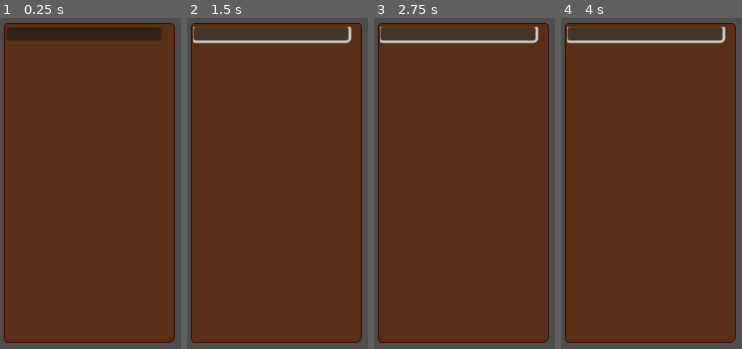
Above: before the commit, frames 1-4 (left to right).
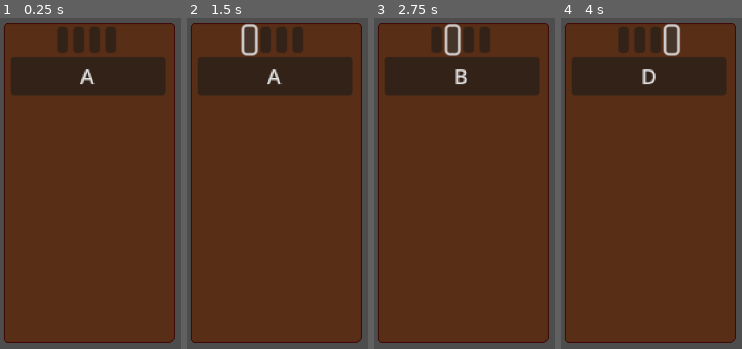
Above: after the commit, the same moments.

Repository: LeaoLuciano/ggj23
Game: Godot game, scene res://scenes/util/root_scene.tscn
Two runs of this game, one before a commit and one after it. Both use one fixed random seed, a clock stepped at 60 frames per second and the inputs below.
Inputs (mouse positions are in pixels of both pictures, inside the frame that each line leads up to; where the layout moved, square brackets give the same spot in the first picture):
- Up to frame 1 (0.25 s): no input
- Up to frame 2 (1.5 s): click (275, 77) [270, 34] at 0.5 s; click (250, 41) at 1.27 s
- Up to frame 3 (2.75 s): click (451, 41) at 2.02 s
- Up to frame 4 (4 s): click (655, 41) at 2.77 s; click (671, 41) at 3.52 s

The runs differ from the first frame. In frame 1, 13% of the frame differs, in the area x 3-92%, y 2-24%; in frame 2, 12%; in frame 3, 12%; in frame 4, 12%.

Commit message:
Adição de abas para menu de upgrades
Adição de abas que separam os tipos de upgrades da árvore.

Signed-off-by: MarceloSpessoto <marcelomspessoto@gmail.com>

Diff:
--- /dev/null
+++ b/scenes/items/upgrades/upgrade_menu/tabs_buttons.gd
@@ -0,0 +1,47 @@
+extends Node
+
+@export
+var tree_tab : ScrollContainer
+@export
+var nutrient_tab : ScrollContainer
+@export
+var water_tab : ScrollContainer
+@export
+var sun_tab : ScrollContainer
+
+var tabs
+var actual_tab : ScrollContainer
+
+# Called when the node enters the scene tree for the first time.
+func _ready():
+	tabs = [tree_tab, nutrient_tab, water_tab, sun_tab]
+	for i in range(1, tabs.size()):
+		tabs[i].visible = false
+	tree_tab.visible = true
+	actual_tab = tree_tab
+
+
+# Called every frame. 'delta' is the elapsed time since the previous frame.
+func _process(delta):
+	pass
+
+func toggle_buton(new_tab : ScrollContainer):
+	if(actual_tab != new_tab):
+		actual_tab.visible = false
+		actual_tab = new_tab
+		actual_tab.visible = true
+
+func _on_tree_tab_pressed():
+	toggle_buton(tree_tab)
+
+
+func _on_nutrient_tab_pressed():
+	toggle_buton(nutrient_tab)
+
+
+func _on_water_tab_pressed():
+	toggle_buton(water_tab)
+
+
+func _on_sun_tab_pressed():
+	toggle_buton(sun_tab)
--- a/scenes/items/upgrades/upgrade_menu/upgrade.gd
+++ b/scenes/items/upgrades/upgrade_menu/upgrade.gd
@@ -6,10 +6,12 @@
 var production_rate : int
 @export
 var upgrade_man : Node
+@export
+var button_text : String
 
 # Called when the node enters the scene tree for the first time.
 func _ready():
-	pass
+	$Button.text = button_text
 
 
 # Called every frame. 'delta' is the elapsed time since the previous frame.
--- a/scenes/items/upgrades/upgrade_menu/upgrade_menu.tscn
+++ b/scenes/items/upgrades/upgrade_menu/upgrade_menu.tscn
@@ -1,8 +1,9 @@
-[gd_scene load_steps=4 format=3 uid="uid://dl7im48sd816m"]
+[gd_scene load_steps=5 format=3 uid="uid://dl7im48sd816m"]
 
 [ext_resource type="Script" path="res://scenes/items/upgrades/upgrade_menu/upgrade_menu.gd" id="1_pddx3"]
 [ext_resource type="Texture2D" uid="uid://de6htejo3hw7g" path="res://scenes/items/upgrades/upgrade_menu/upgrade_menu.png.png" id="1_qs1es"]
 [ext_resource type="PackedScene" uid="uid://i83qiw33mmc6" path="res://scenes/items/upgrades/upgrade_menu/upgrade.tscn" id="2_y1ylx"]
+[ext_resource type="Script" path="res://scenes/items/upgrades/upgrade_menu/tabs_buttons.gd" id="3_kl1r8"]
 
 [node name="UpgradeMenu" type="Control"]
 layout_mode = 3
@@ -19,26 +20,126 @@
 scale = Vector2(2.139, 2)
 texture = ExtResource("1_qs1es")
 
-[node name="ScrollContainer" type="ScrollContainer" parent="Sprite2D"]
-offset_left = -62.0
+[node name="TabsButtons" type="HBoxContainer" parent="Sprite2D" node_paths=PackedStringArray("tree_tab", "nutrient_tab", "water_tab", "sun_tab")]
+offset_left = -59.0
 offset_top = -125.0
+offset_right = 56.0
+offset_bottom = -104.0
+alignment = 1
+script = ExtResource("3_kl1r8")
+tree_tab = NodePath("../TreeUpgrades")
+nutrient_tab = NodePath("../NutrientUpgrades")
+water_tab = NodePath("../WaterUpgrades")
+sun_tab = NodePath("../SunUpgrades")
+
+[node name="TreeTab" type="Button" parent="Sprite2D/TabsButtons"]
+layout_mode = 2
+icon_alignment = 1
+expand_icon = true
+
+[node name="NutrientTab" type="Button" parent="Sprite2D/TabsButtons"]
+layout_mode = 2
+icon_alignment = 1
+expand_icon = true
+
+[node name="WaterTab" type="Button" parent="Sprite2D/TabsButtons"]
+layout_mode = 2
+icon_alignment = 1
+expand_icon = true
+
+[node name="SunTab" type="Button" parent="Sprite2D/TabsButtons"]
+layout_mode = 2
+icon_alignment = 1
+expand_icon = true
+
+[node name="TreeUpgrades" type="ScrollContainer" parent="Sprite2D"]
+offset_left = -59.0
+offset_top = -101.0
 offset_right = 57.0
-offset_bottom = 127.0
+offset_bottom = 122.0
 horizontal_scroll_mode = 3
 
-[node name="VBoxContainer" type="VBoxContainer" parent="Sprite2D/ScrollContainer"]
+[node name="VBoxContainer" type="VBoxContainer" parent="Sprite2D/TreeUpgrades"]
 layout_mode = 2
 size_flags_horizontal = 3
 alignment = 1
 
-[node name="Upgrade" parent="Sprite2D/ScrollContainer/VBoxContainer" node_paths=PackedStringArray("upgrade_man") instance=ExtResource("2_y1ylx")]
+[node name="Upgrade" parent="Sprite2D/TreeUpgrades/VBoxContainer" node_paths=PackedStringArray("upgrade_man") instance=ExtResource("2_y1ylx")]
 layout_mode = 2
 size_flags_vertical = 3
 type = "nutrient"
 production_rate = 10
 upgrade_man = NodePath("../../../..")
+button_text = "A"
+
+[node name="NutrientUpgrades" type="ScrollContainer" parent="Sprite2D"]
+visible = false
+offset_left = -59.0
+offset_top = -101.0
+offset_right = 57.0
+offset_bottom = 122.0
+horizontal_scroll_mode = 3
+
+[node name="VBoxContainer" type="VBoxContainer" parent="Sprite2D/NutrientUpgrades"]
+layout_mode = 2
+size_flags_horizontal = 3
+alignment = 1
+
+[node name="Upgrade" parent="Sprite2D/NutrientUpgrades/VBoxContainer" node_paths=PackedStringArray("upgrade_man") instance=ExtResource("2_y1ylx")]
+layout_mode = 2
+size_flags_vertical = 3
+type = "nutrient"
+production_rate = 10
+upgrade_man = NodePath("../../../..")
+button_text = "B"
+
+[node name="WaterUpgrades" type="ScrollContainer" parent="Sprite2D"]
+visible = false
+offset_left = -59.0
+offset_top = -101.0
+offset_right = 57.0
+offset_bottom = 122.0
+horizontal_scroll_mode = 3
+
+[node name="VBoxContainer" type="VBoxContainer" parent="Sprite2D/WaterUpgrades"]
+layout_mode = 2
+size_flags_horizontal = 3
+alignment = 1
+
+[node name="Upgrade" parent="Sprite2D/WaterUpgrades/VBoxContainer" node_paths=PackedStringArray("upgrade_man") instance=ExtResource("2_y1ylx")]
+layout_mode = 2
+size_flags_vertical = 3
+type = "nutrient"
+production_rate = 10
+upgrade_man = NodePath("../../../..")
+button_text = "C"
+
+[node name="SunUpgrades" type="ScrollContainer" parent="Sprite2D"]
+visible = false
+offset_left = -59.0
+offset_top = -101.0
+offset_right = 57.0
+offset_bottom = 122.0
+horizontal_scroll_mode = 3
+
+[node name="VBoxContainer" type="VBoxContainer" parent="Sprite2D/SunUpgrades"]
+layout_mode = 2
+size_flags_horizontal = 3
+alignment = 1
+
+[node name="Upgrade" parent="Sprite2D/SunUpgrades/VBoxContainer" node_paths=PackedStringArray("upgrade_man") instance=ExtResource("2_y1ylx")]
+layout_mode = 2
+size_flags_vertical = 3
+type = "nutrient"
+production_rate = 10
+upgrade_man = NodePath("../../../..")
+button_text = "D"
 
 [node name="Timer" type="Timer" parent="."]
 autostart = true
 
+[connection signal="pressed" from="Sprite2D/TabsButtons/TreeTab" to="Sprite2D/TabsButtons" method="_on_tree_tab_pressed"]
+[connection signal="pressed" from="Sprite2D/TabsButtons/NutrientTab" to="Sprite2D/TabsButtons" method="_on_nutrient_tab_pressed"]
+[connection signal="pressed" from="Sprite2D/TabsButtons/WaterTab" to="Sprite2D/TabsButtons" method="_on_water_tab_pressed"]
+[connection signal="pressed" from="Sprite2D/TabsButtons/SunTab" to="Sprite2D/TabsButtons" method="_on_sun_tab_pressed"]
 [connection signal="timeout" from="Timer" to="." method="_on_timer_timeout"]
